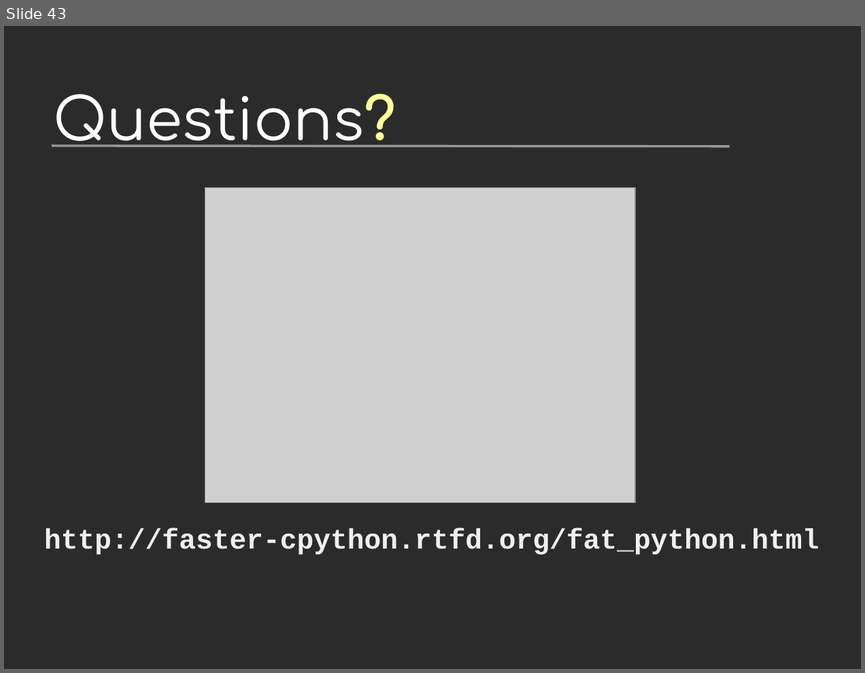
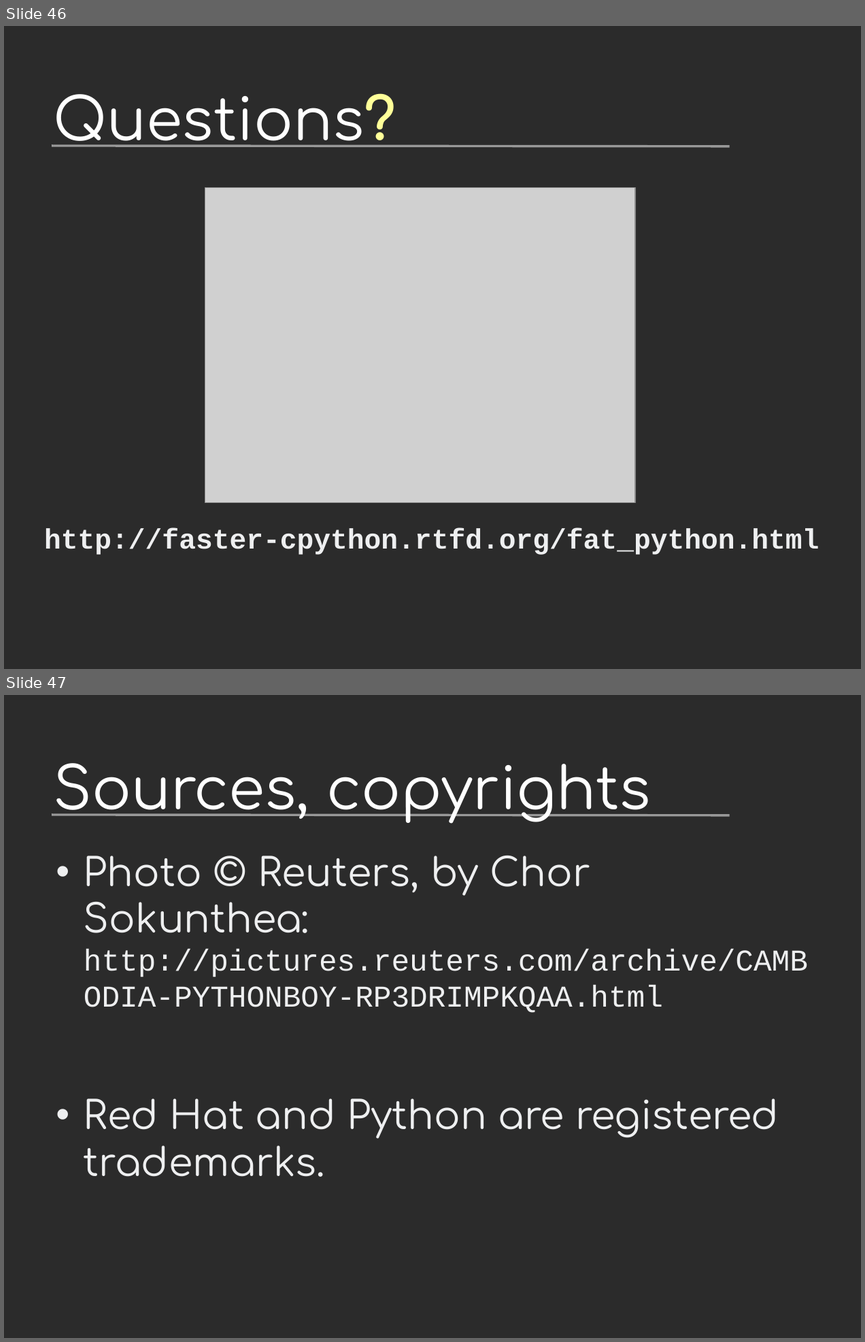
Before and after one commit to vstinner/talks, a slide deck: 2016-FOSDEM/fat_python.odp. Shown one above the other, each under a label of ours: slide 43 before the commit, slides 46 and 47 after it. The pictures are 865x673 and 865x1342 pixels, drawn with LibreOffice and Linux fonts; fonts in the diff are those of the drawing; grey boxes stand for pictures; background and template pictures are left out; a plain dark background stands for a picture behind light text. Boxes give left, top, right and bottom in pixels: in the first picture for what was removed or moved away, otherwise in the second. Text is boxed around its words. In the diff, an @@ line names an element or a change of style, - is before the commit and + after.

```diff
--- a/2016-FOSDEM/fat_python.odp
+++ b/2016-FOSDEM/fat_python.odp
@@ slide 47 added at <box>4,695,861,1338</box>, background picture (left out); not listed: 1 template element that a slide beside it also shows @@
@@ title added at <box>53,763,650,823</box>, 54 pt, text #FFFFFF @@
+Sources, copyrights
@@ text added at <box>84,855,808,1176</box>, 28 pt, text #EEEFF0 @@
+• Photo © Reuters, by Chor Sokunthea: http://pictures.reuters.com/archive/CAMBODIA-PYTHONBOY-RP3DRIMPKQAA.html
+• Red Hat and Python are registered trademarks.
@@ what was slide 43 is now slide 46 @@
```
Also in this commit, not shown: 9 slides changed, 3 other slides added, 1 other file.
